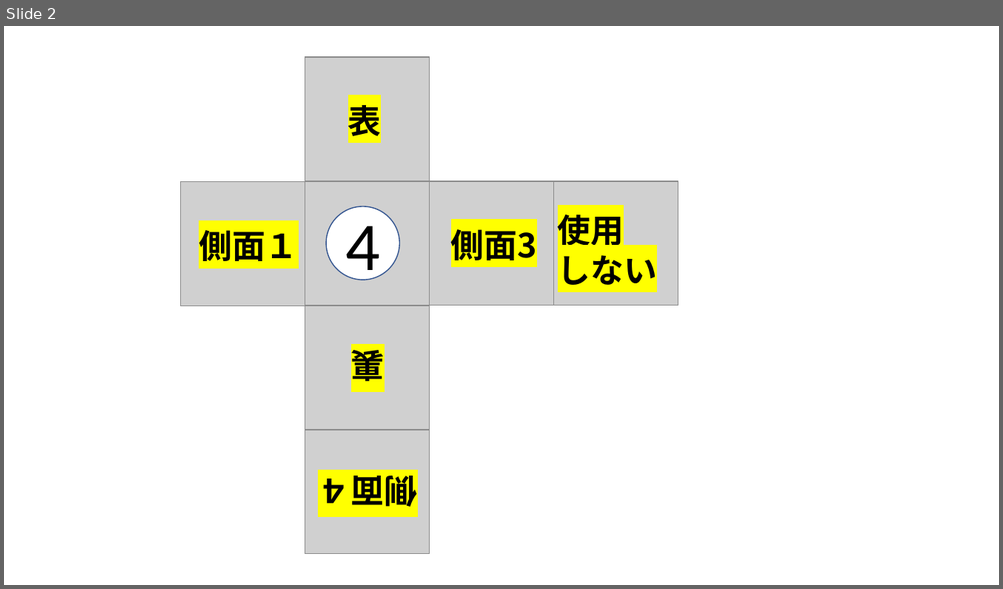
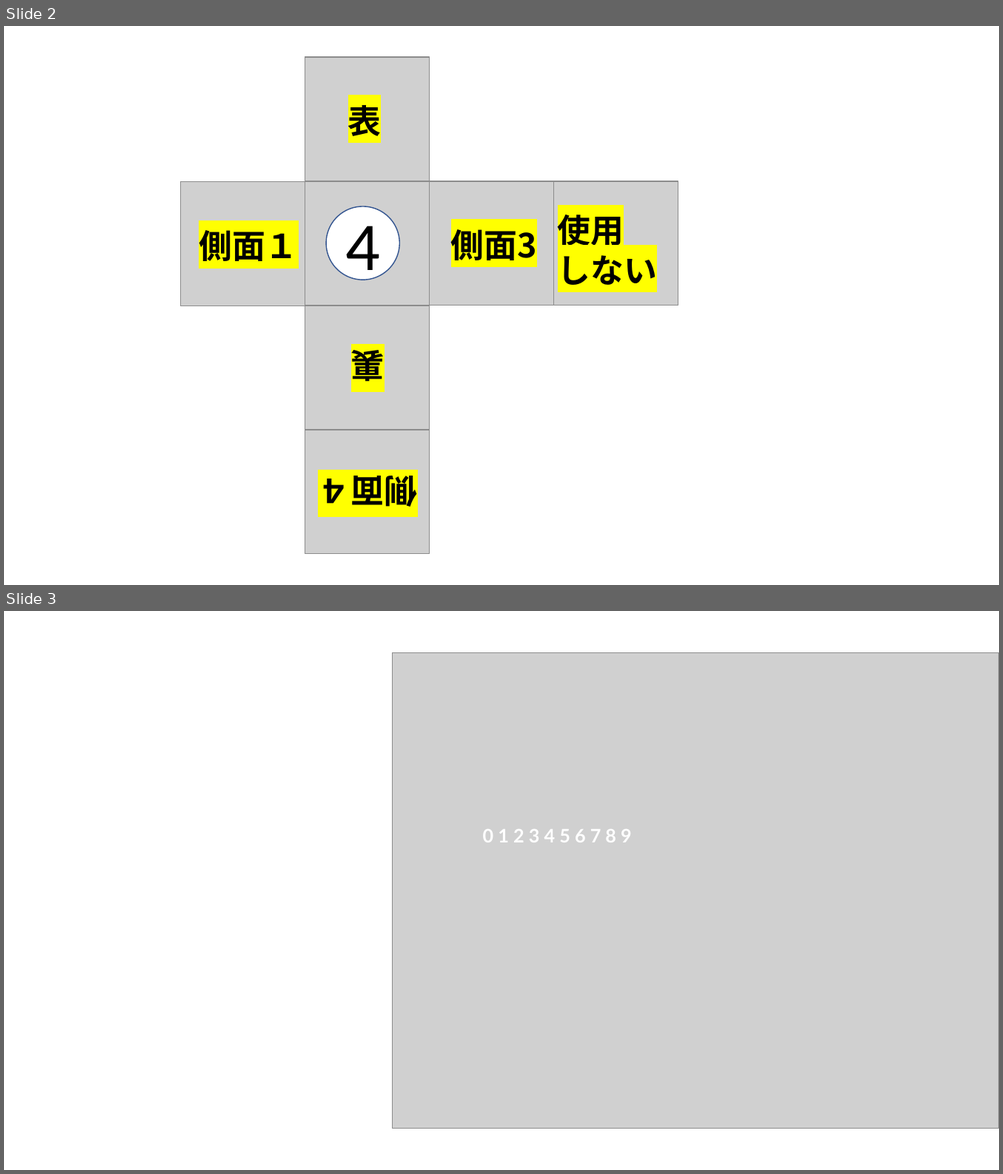
Before and after one commit to OKKU-Okuda/HEW, a slide deck: HEW/data/TEXTURE/ロゴ作成.pptx. Shown one above the other, each under a label of ours: slide 2 before the commit, slides 2 and 3 after it. The pictures are 1003x589 and 1003x1174 pixels, drawn with LibreOffice and Linux fonts; fonts in the diff are those of the drawing; grey boxes stand for pictures; background and template pictures are left out. Boxes give left, top, right and bottom in pixels: in the first picture for what was removed or moved away, otherwise in the second. Text is boxed around its words. In the diff, an @@ line names an element or a change of style, - is before the commit and + after.

```diff
--- a/HEW/data/TEXTURE/ロゴ作成.pptx
+++ b/HEW/data/TEXTURE/ロゴ作成.pptx
@@ slide 3 added at <box>4,611,999,1170</box>, background #FFFFFF @@
@@ picture added at <box>392,652,999,1129</box> @@
@@ text added at <box>483,829,632,843</box>, 18 pt, text #FFFFFF, bold @@
+0 1 2 3 4 5 6 7 8 9
```
Also in this commit, not shown: 4 other slides added, 2 slides removed, 26 other files.
